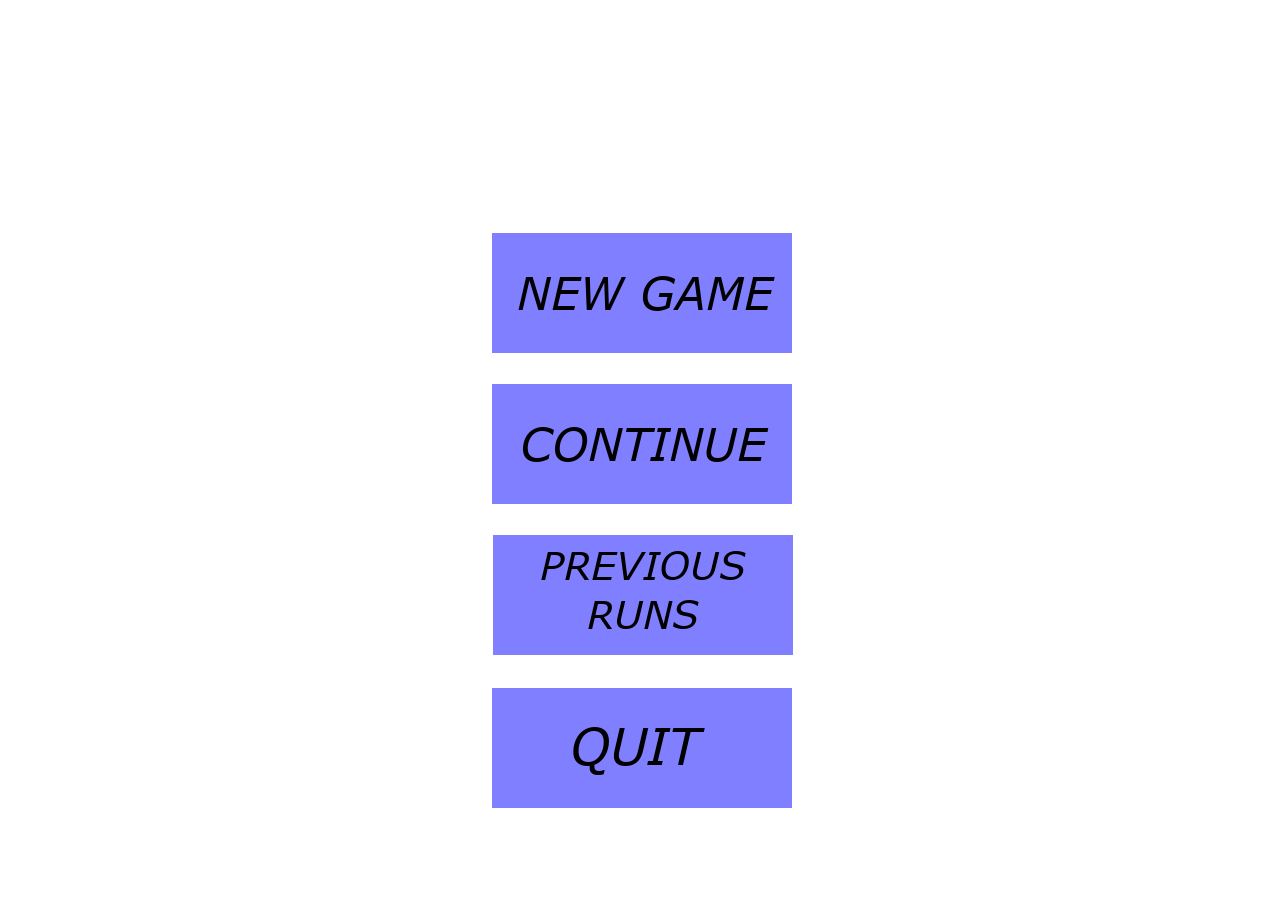
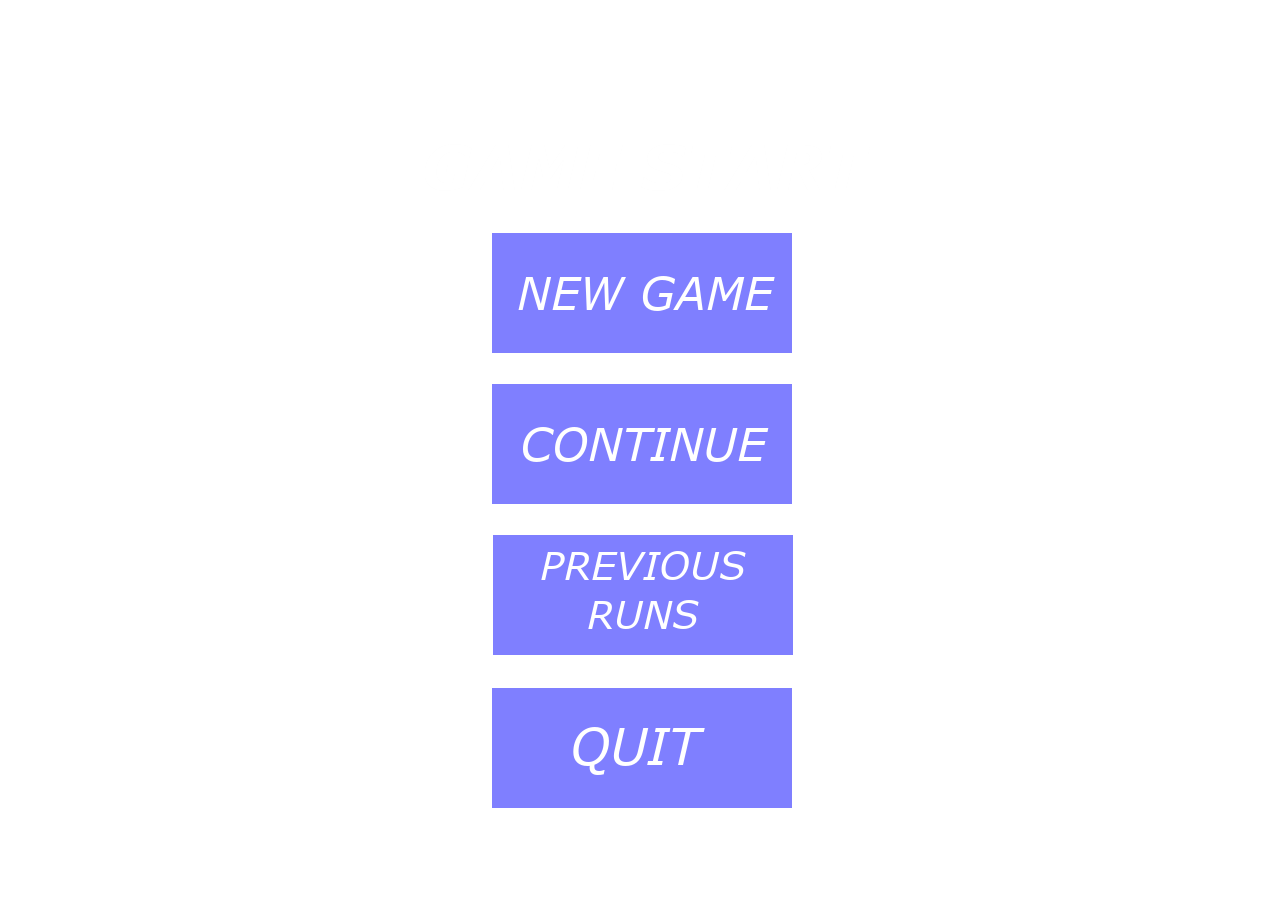
Layers edited between the first and the second 1280x900 image:
painted on "PREVIOUS ..." over [541, 551, 746, 629]
painted on "QUIT" over [573, 727, 705, 775]
painted on "CONTINUE" over [523, 427, 769, 462]
painted on "NEW GAME" over [518, 276, 775, 311]
